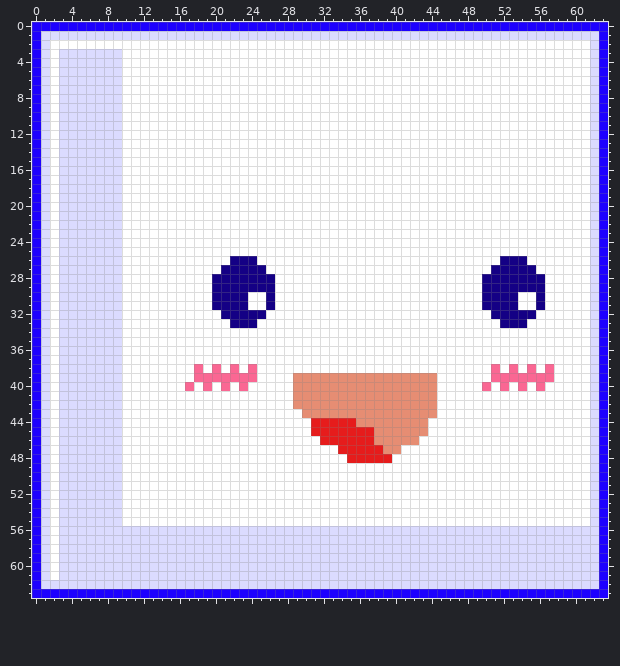
File history of a pixel-art sprite, pix64.png. Above: the version before the commit.
The file is 64x64 pixels.
The result:
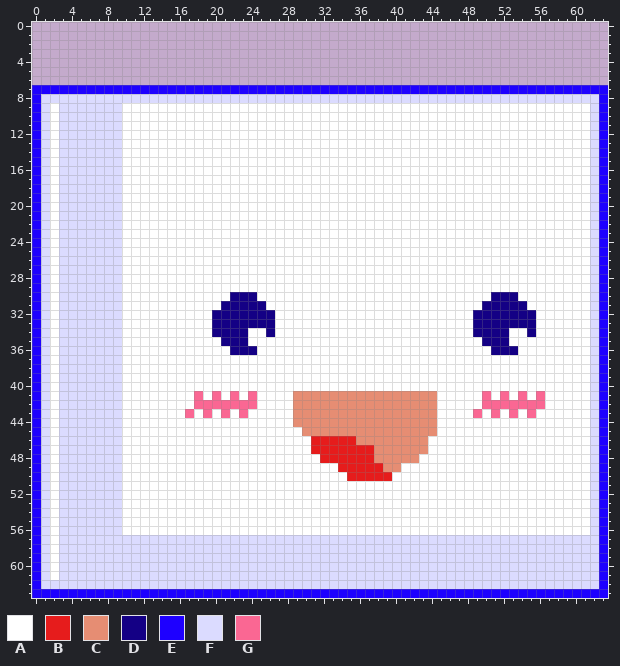
Palette (. is transparent): A #ffffff  B #e61c1c  C #e68d73  D #140085  E #1e00ff  F #dbdbff  G #fa6793
Diff:
y 0: x 0..63 EEEEEEEEEEEEEEEEEEEEEEEEEEEEEEEEEEEEEEEEEEEEEEEEEEEEEEEEEEEEEEEE -> ................................................................
y 1: x 0..63 EFFFFFFFFFFFFFFFFFFFFFFFFFFFFFFFFFFFFFFFFFFFFFFFFFFFFFFFFFFFFFFE -> ................................................................
y 2: x 0..63 EFAAAAAAAAAAAAAAAAAAAAAAAAAAAAAAAAAAAAAAAAAAAAAAAAAAAAAAAAAAAAFE -> ................................................................
y 3..6: x 0..63 EFAFFFFFFFAAAAAAAAAAAAAAAAAAAAAAAAAAAAAAAAAAAAAAAAAAAAAAAAAAAAFE -> ................................................................
y 7: x 1..62 FAFFFFFFFAAAAAAAAAAAAAAAAAAAAAAAAAAAAAAAAAAAAAAAAAAAAAAAAAAAAF -> EEEEEEEEEEEEEEEEEEEEEEEEEEEEEEEEEEEEEEEEEEEEEEEEEEEEEEEEEEEEEE
y 8: x 2 A -> F; x 10..61 AAAAAAAAAAAAAAAAAAAAAAAAAAAAAAAAAAAAAAAAAAAAAAAAAAAA -> FFFFFFFFFFFFFFFFFFFFFFFFFFFFFFFFFFFFFFFFFFFFFFFFFFFF
y 26: x 22..24 DDD -> AAA; x 52..54 DDD -> AAA
y 27: x 21..25 DDDDD -> AAAAA; x 51..55 DDDDD -> AAAAA
y 28..29: x 20..26 DDDDDDD -> AAAAAAA; x 50..56 DDDDDDD -> AAAAAAA
y 30: x 20..21 DD -> AA; x 24 A -> D; x 26 D -> A; x 50 D -> A; x 56 D -> A
y 31: x 20 D -> A; x 24..26 AAD -> DDA; x 54 A -> D; x 56 D -> A
y 32: x 20 A -> D; x 26 A -> D; x 49..50 AA -> DD
y 33: x 20..21 AA -> DD; x 25..26 AA -> DD; x 49..51 AAA -> DDD; x 55 A -> D
y 34: x 20..23 AAAA -> DDDD; x 26 A -> D; x 49..52 AAAA -> DDDD; x 55 A -> D
y 35: x 21..23 AAA -> DDD; x 50..52 AAA -> DDD
y 36: x 22..24 AAA -> DDD; x 51..53 AAA -> DDD
y 38: x 18 G -> A; x 20 G -> A; x 22 G -> A; x 24 G -> A; x 51 G -> A; x 53 G -> A; x 55 G -> A; x 57 G -> A
y 39: x 18..24 GGGGGGG -> AAAAAAA; x 29..44 CCCCCCCCCCCCCCCC -> AAAAAAAAAAAAAAAA; x 51..57 GGGGGGG -> AAAAAAA
y 40: x 17 G -> A; x 19 G -> A; x 21 G -> A; x 23 G -> A; x 29..44 CCCCCCCCCCCCCCCC -> AAAAAAAAAAAAAAAA; x 50 G -> A; x 52 G -> A; x 54 G -> A; x 56 G -> A
y 41: x 18 A -> G; x 20 A -> G; x 22 A -> G; x 24 A -> G; x 50 A -> G; x 52 A -> G; x 54 A -> G; x 56 A -> G
y 42: x 18..24 AAAAAAA -> GGGGGGG; x 50..56 AAAAAAA -> GGGGGGG
y 43: x 17 A -> G; x 19 A -> G; x 21 A -> G; x 23 A -> G; x 29 A -> C; x 49 A -> G; x 51 A -> G; x 53 A -> G; x 55 A -> G
y 44: x 29..35 AABBBBB -> CCCCCCC; x 44 A -> C
y 45: x 30..37 ABBBBBBB -> CCCCCCCC; x 44 A -> C
y 46: x 31 A -> B; x 36..37 BB -> CC; x 43 A -> C
y 47: x 31..33 AAA -> BBB; x 38 B -> C; x 41..43 AAA -> CCC
y 48: x 32..34 AAA -> BBB; x 38..42 BBAAA -> CCCCC
y 49: x 34..40 AAAAAAA -> BBBBBCC
y 50: x 35..39 AAAAA -> BBBBB
y 56: x 10..61 FFFFFFFFFFFFFFFFFFFFFFFFFFFFFFFFFFFFFFFFFFFFFFFFFFFF -> AAAAAAAAAAAAAAAAAAAAAAAAAAAAAAAAAAAAAAAAAAAAAAAAAAAA
Where, in picture pixels (left, top, right, bottom), the same in both pictures:
changed: (32, 22, 608, 103)
changed: (185, 256, 437, 481)
changed: (473, 256, 554, 418)
changed: (122, 526, 590, 535)
